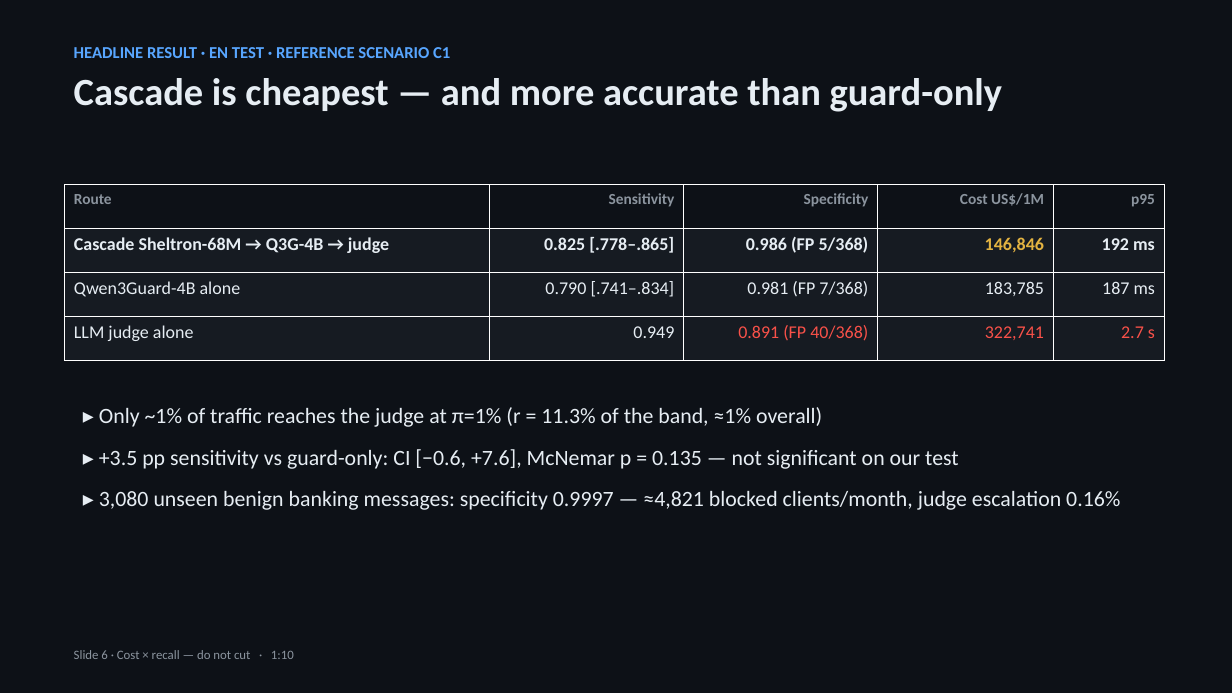
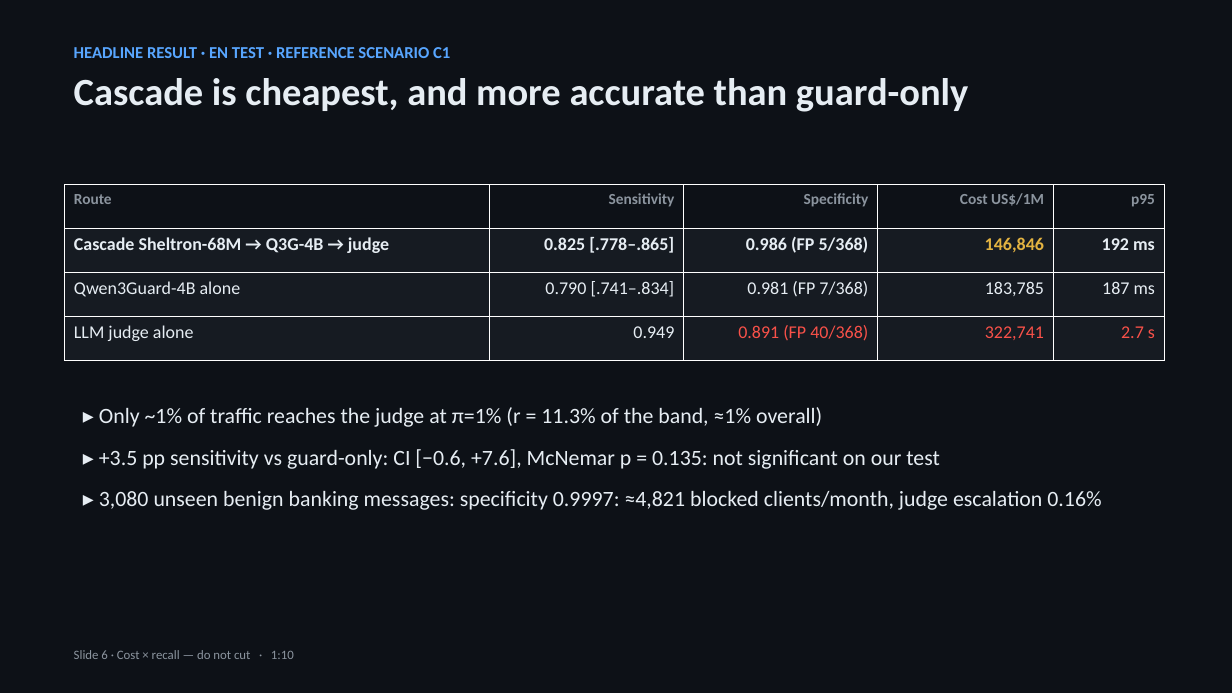
Before and after one commit to leokawakami/portfolio-pcs5917, a slide deck: slide 6 of 07-artigo/apresentacao-v1/slides.pptx. Drawn at 1232x693 pixels with LibreOffice and Linux fonts; fonts in the diff are those of the drawing. Boxes give left, top, right and bottom in pixels: in the first picture for what was removed or moved away, otherwise in the second. Text is boxed around its words. In the diff, an @@ line names an element or a change of style, - is before the commit and + after.

```diff
--- a/07-artigo/apresentacao-v1/slides.pptx
+++ b/07-artigo/apresentacao-v1/slides.pptx
@@ text at [74,78,968,112]: text changed @@
-Cascade is cheapest — and more accurate than guard-only
+Cascade is cheapest, and more accurate than guard-only
@@ text at [99,449,1101,510]: text changed @@
-▸ +3.5 pp sensitivity vs guard-only: CI [−0.6, +7.6], McNemar p = 0.135 — not significant on our test
-▸ 3,080 unseen benign banking messages: specificity 0.9997 — ≈4,821 blocked clients/month, judge escalation 0.16%
+▸ +3.5 pp sensitivity vs guard-only: CI [−0.6, +7.6], McNemar p = 0.135: not significant on our test
+▸ 3,080 unseen benign banking messages: specificity 0.9997: ≈4,821 blocked clients/month, judge escalation 0.16%
```
Also in this commit, not shown: 6 other slides changed, 4 other files.
